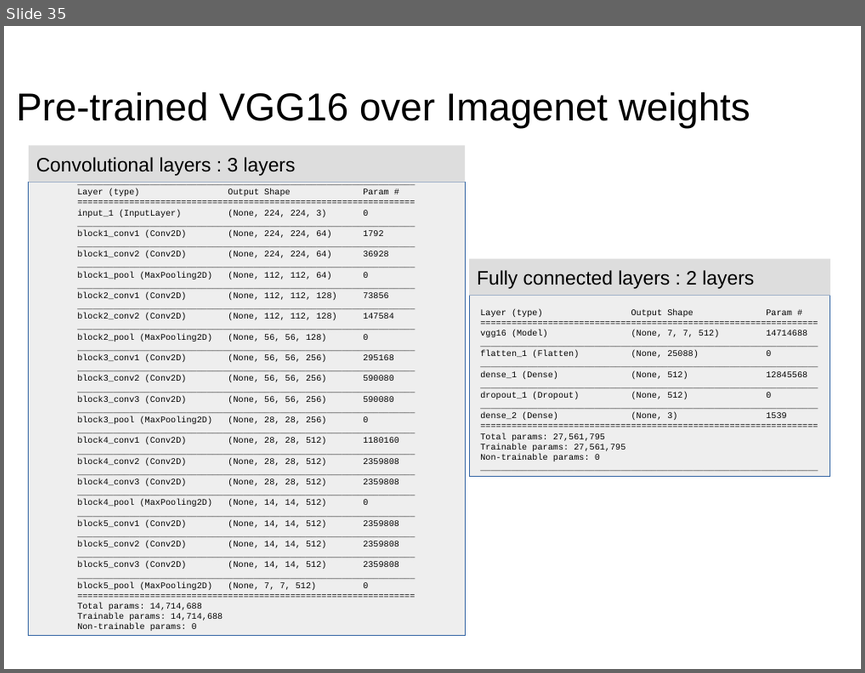
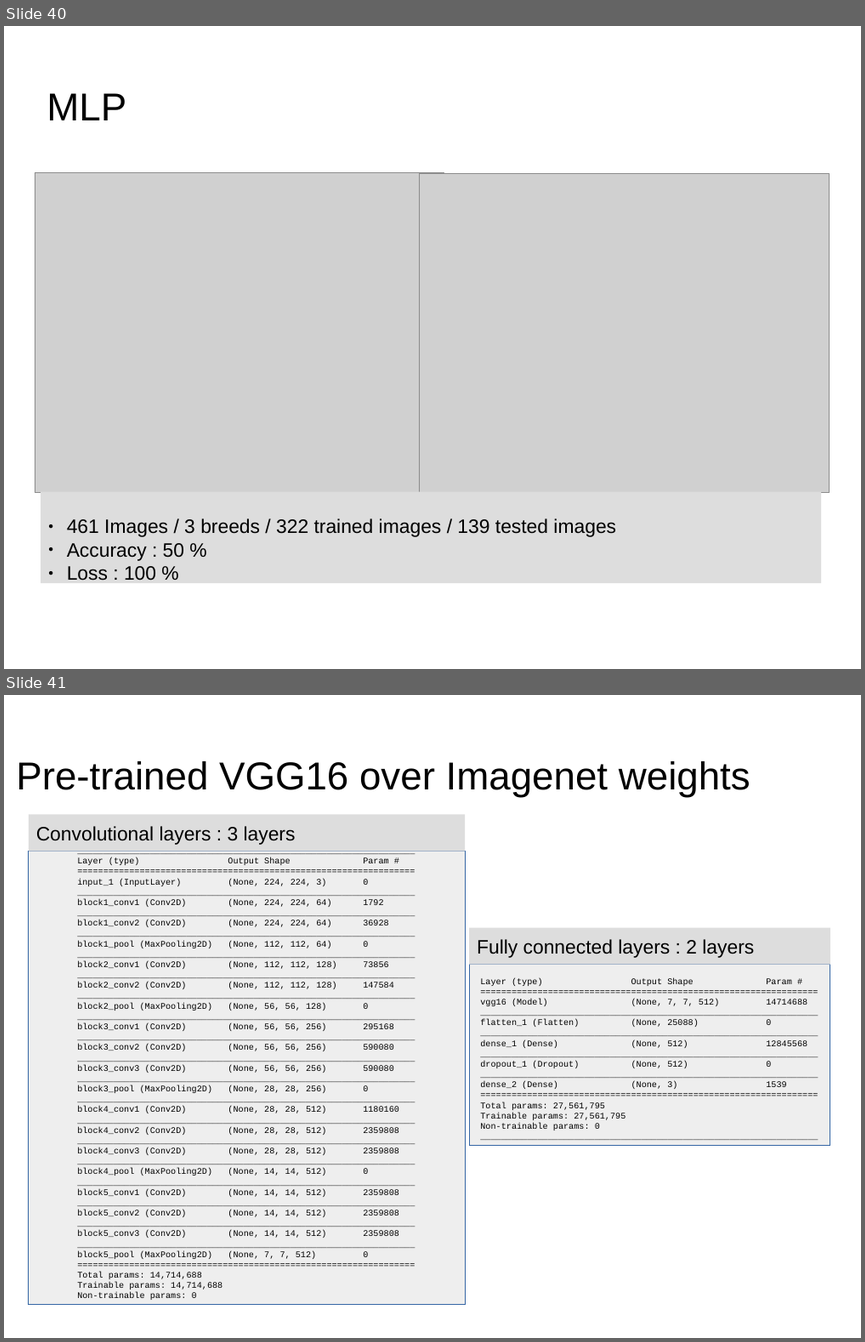
Before and after one commit to dataforcast/OC_Datascientist, a slide deck: P7/report/Openclassrooms_ParcoursDatascientist_P7-V1.odp. Shown one above the other, each under a label of ours: slide 35 before the commit, slides 40 and 41 after it. The pictures are 865x673 and 865x1342 pixels, drawn with LibreOffice and Linux fonts; fonts in the diff are those of the drawing; grey boxes stand for pictures; background and template pictures are left out. Boxes give left, top, right and bottom in pixels: in the first picture for what was removed or moved away, otherwise in the second. Text is boxed around its words. In the diff, an @@ line names an element or a change of style, - is before the commit and + after.

```diff
--- a/P7/report/Openclassrooms_ParcoursDatascientist_P7-V1.odp
+++ b/P7/report/Openclassrooms_ParcoursDatascientist_P7-V1.odp
@@ slide 40 added at (x1=4, y1=26, x2=861, y2=669), background picture (left out) @@
@@ title added at (x1=46, y1=93, x2=126, y2=120), 36 pt, text #000000 @@
+MLP
@@ picture added at (x1=35, y1=173, x2=444, y2=492) @@
@@ picture added at (x1=419, y1=173, x2=828, y2=492) @@
@@ rectangle added at (x1=41, y1=492, x2=821, y2=584), fill #DDDDDD, 18 pt, text #000000 @@
+● 461 Images / 3 breeds / 322 trained images / 139 tested images
+● Accuracy : 50 %
+● Loss : 100 %
@@ what was slide 35 is now slide 41 @@
```
Also in this commit, not shown: 9 slides changed, 7 other slides added, 2 slides removed, 7 other files.
